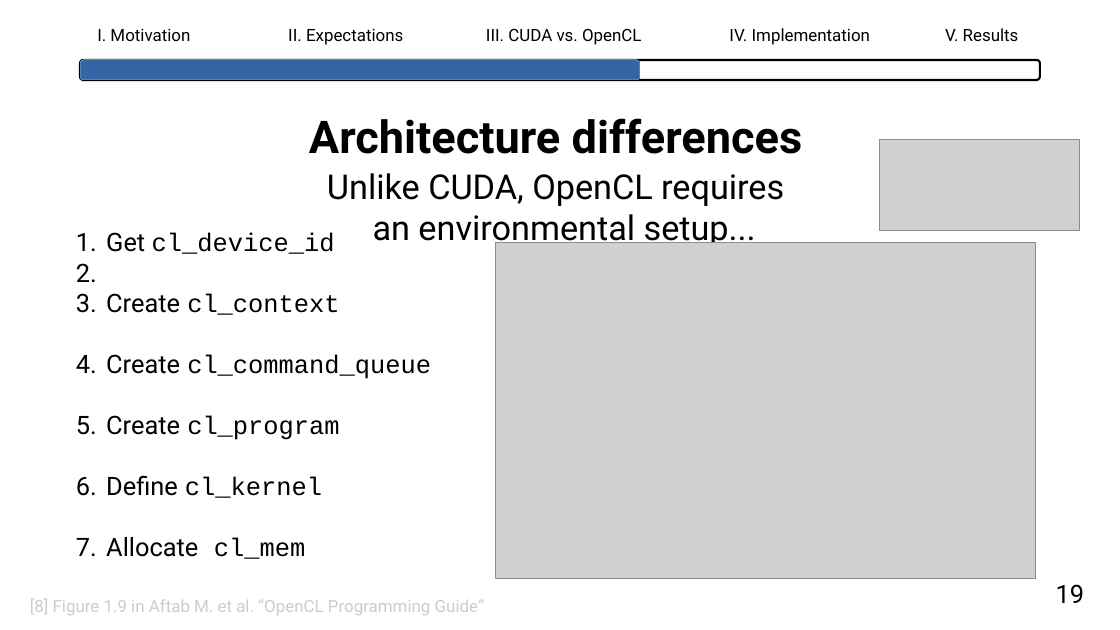
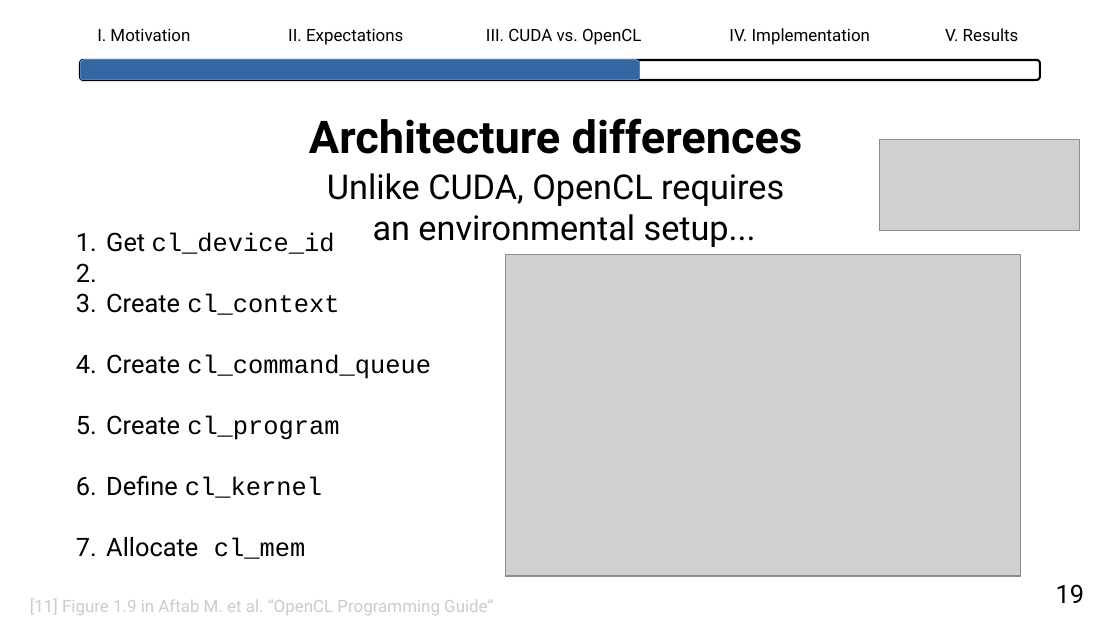
Before and after one commit to lhahner/opti-perf, a slide deck: slide 21 of docs/presentation/final-presentation.odp (slide 22 before the commit). Drawn at 1120x630 pixels with LibreOffice and Linux fonts; fonts in the diff are those of the drawing; grey boxes stand for pictures. Boxes give left, top, right and bottom in pixels: in the first picture for what was removed or moved away, otherwise in the second. Text is boxed around its words. In the diff, an @@ line names an element or a change of style, - is before the commit and + after.

```diff
--- a/docs/presentation/final-presentation.odp
+++ b/docs/presentation/final-presentation.odp
@@ picture: place and size @@
-picture at [496, 243, 1036, 579]
+picture at [505, 255, 1020, 576]
@@ text at [30, 599, 493, 615]: text changed @@
-[8] Figure 1.9 in Aftab M. et al. “OpenCL Programming Guide”
+[11] Figure 1.9 in Aftab M. et al. “OpenCL Programming Guide”
```
Also in this commit, not shown: 29 other slides changed, 6 slides removed, 1 other file.
